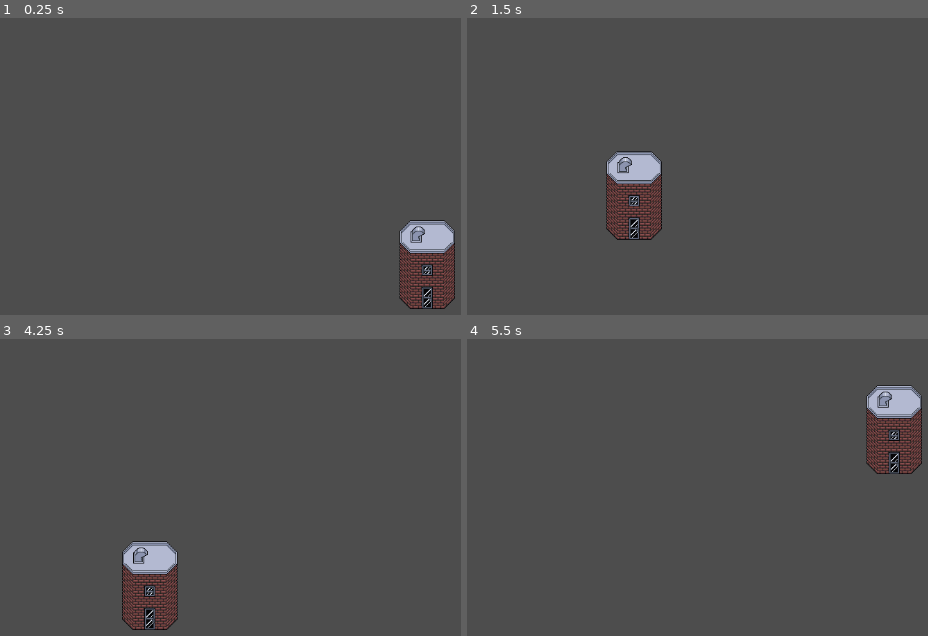
Above: before the commit, frames 1-4 (two rows, left to right).
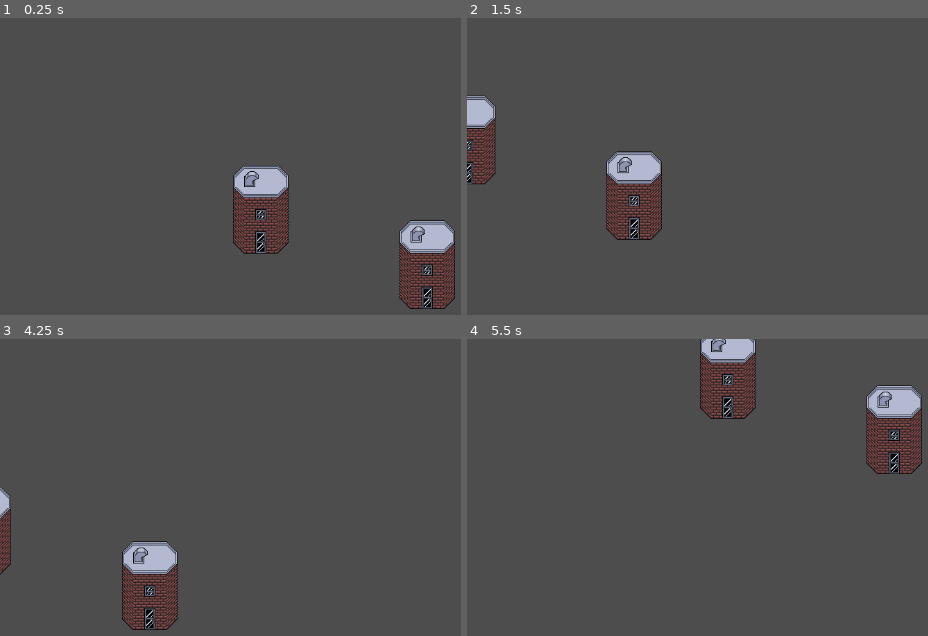
Above: after the commit, the same moments.

Repository: do3les/Polis
Game: Godot game, scene res://main.tscn
The game is run twice, just before and just after one commit, with the same random seed, the same clock (stepped at 60 frames per second) and the same inputs.
Inputs:
- Up to frame 1 (0.25 s): no input
- Up to frame 2 (1.5 s): tap Enter at 0.5 s; hold D (right) 0.53-1.28 s; hold S (down) from 1.28 s (still down)
- Up to frame 3 (4.25 s): release S (down) at 2.03 s; hold D (right) 2.03-2.78 s; hold W (up) 2.78-3.53 s; tap Space at 3.5 s; hold A (left) from 3.53 s (still down)
- Up to frame 4 (5.5 s): release A (left) at 5.03 s; hold S (down) from 5.03 s (still down)

The runs differ from the first frame. In frame 1, 3.0% of the frame differs, in the area x 50-63%, y 49-80%; in frame 2, 1.6%; in frame 3, 0.5%; in frame 4, 2.8%.

Commit message:
minor fix

Diff:
--- a/main.tscn
+++ b/main.tscn
@@ -525,5 +525,9 @@
 [node name="Camera2D" type="Camera2D" parent="."]
 script = ExtResource("5_6dk18")
 
+[node name="Building2" type="Node2D" parent="."]
+position = Vector2(-15, -5)
+script = ExtResource("7_m52cl")
+
 [node name="Building" type="Node2D" parent="."]
 script = ExtResource("7_m52cl")
--- a/scripts/building.gd
+++ b/scripts/building.gd
@@ -3,8 +3,8 @@
 
 # Called when the node enters the scene tree for the first time.
 func _ready():
-	%TileMap.set_pattern(1, self.global_position, %TileMap.tile_set.get_pattern(0))
-	%TileMap.set_pattern(2, self.global_position + Vector2(0, -2), %TileMap.tile_set.get_pattern(1))
+	%TileMap.set_pattern(1, self.position, %TileMap.tile_set.get_pattern(0))
+	%TileMap.set_pattern(2, self.position + Vector2(0, -2), %TileMap.tile_set.get_pattern(1))
 
 # Called every frame. 'delta' is the elapsed time since the previous frame.
 func _process(delta):
